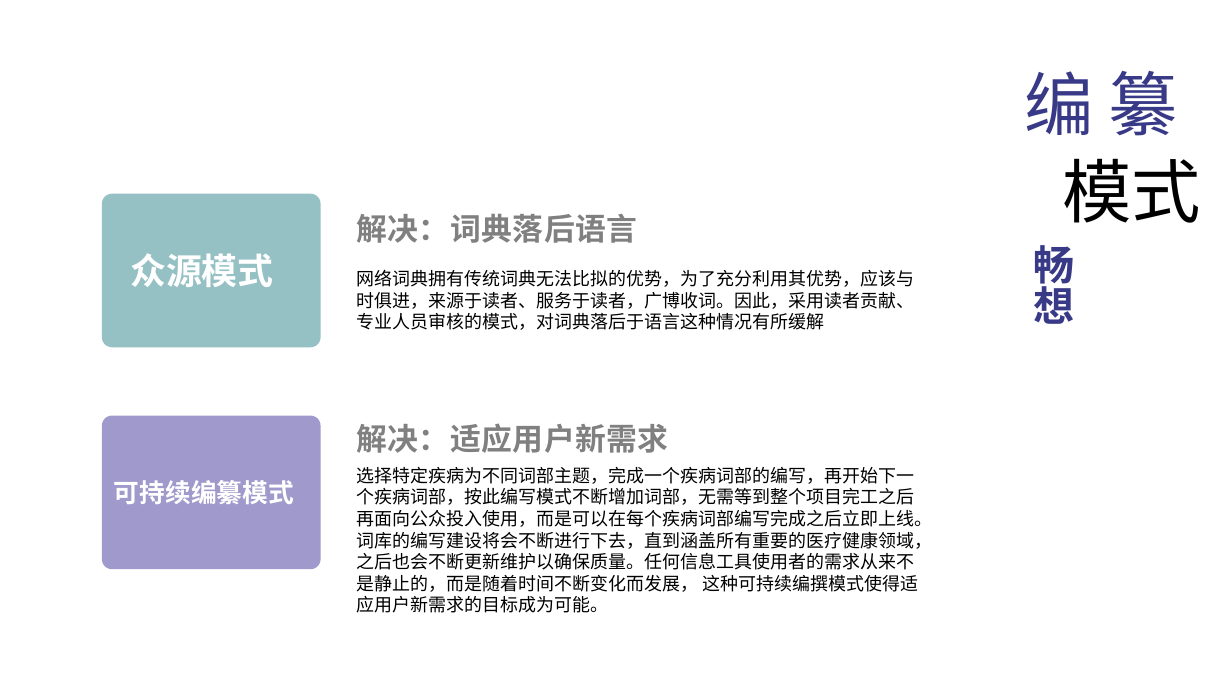
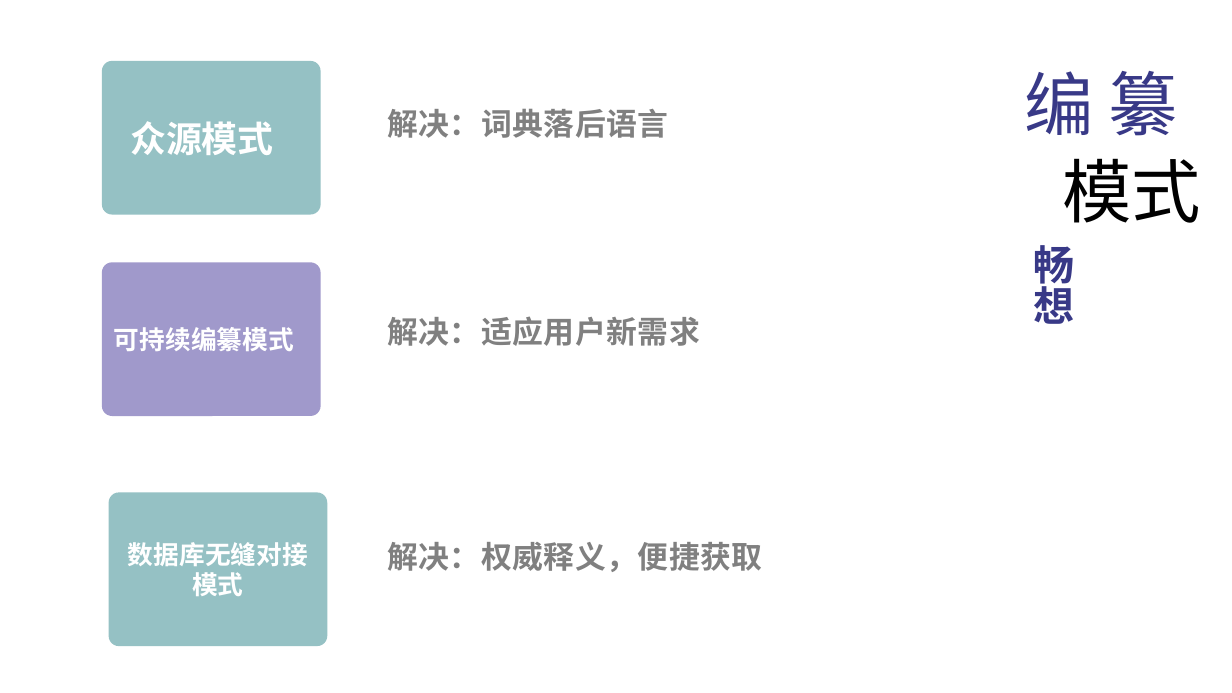
Before and after one commit to peijiawen98/TLK_1107, a slide deck: slide 25 of 电子词典需求分析.pptx (slide 23 before the commit). Drawn at 1232x693 pixels with LibreOffice and Linux fonts; fonts in the diff are those of the drawing. Boxes give left, top, right and bottom in pixels: in the first picture for what was removed or moved away, otherwise in the second. Text is boxed around its words. In the diff, an @@ line names an element or a change of style, - is before the commit and + after.

```diff
--- a/电子词典需求分析.pptx
+++ b/电子词典需求分析.pptx
@@ rounded rectangle "众源模式" moved from (x1=102, y1=194, x2=321, y2=348) to (x1=102, y1=61, x2=321, y2=214) @@
@@ text "解决：词典落后语言" moved from (x1=356, y1=214, x2=637, y2=243) to (x1=387, y1=109, x2=668, y2=138) @@
@@ rounded rectangle "可持续编纂模式" moved from (x1=102, y1=416, x2=321, y2=569) to (x1=102, y1=262, x2=321, y2=416) @@
@@ text removed at (x1=356, y1=269, x2=915, y2=330) @@
-网络词典拥有传统词典无法比拟的优势，为了充分利用其优势，应该与时俱进，来源于读者、服务于读者，广博收词。因此，采用读者贡献、专业人员审核的模式，对词典落后于语言这种情况有所缓解
@@ text "解决：适应用户新需求" moved from (x1=356, y1=423, x2=669, y2=453) to (x1=387, y1=316, x2=700, y2=346) @@
@@ text removed at (x1=356, y1=467, x2=933, y2=613) @@
-选择特定疾病为不同词部主题，完成一个疾病词部的编写，再开始下一个疾病词部，按此编写模式不断增加词部，无需等到整个项目完工之后再面向公众投入使用，而是可以在每个疾病词部编写完成之后立即上线。词库的编写建设将会不断进行下去，直到涵盖所有重要的医疗健康领域，之后也会不断更新维护以确保质量。任何信息工具使用者的需求从来不是静止的，而是随着时间不断变化而发展， 这种可持续编撰模式使得适应用户新需求的目标成为可能。
@@ rounded rectangle added at (x1=109, y1=493, x2=328, y2=646), fill #95C1C4, 20 pt, text #FFFFFF, bold @@
+数据库无缝对接模式
@@ text added at (x1=387, y1=542, x2=762, y2=572), 24 pt, text #808080, bold @@
+解决：权威释义，便捷获取
```
Also in this commit, not shown: 12 other slides changed, 4 slides added, 20 slides removed.
